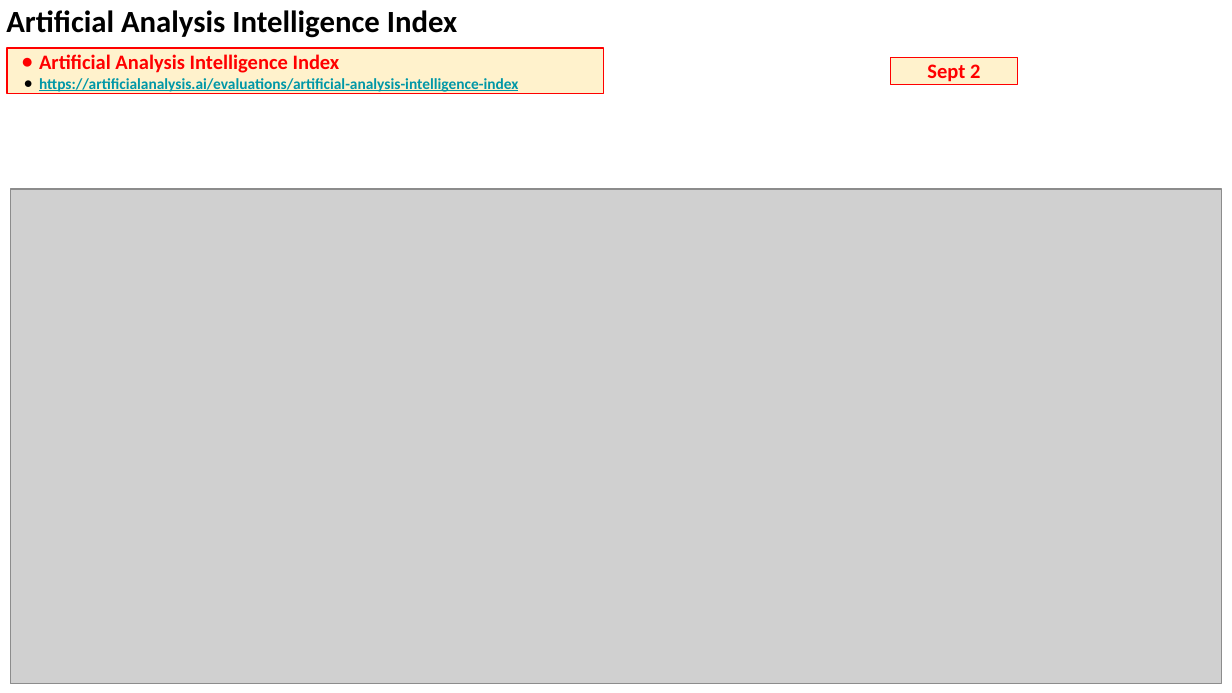
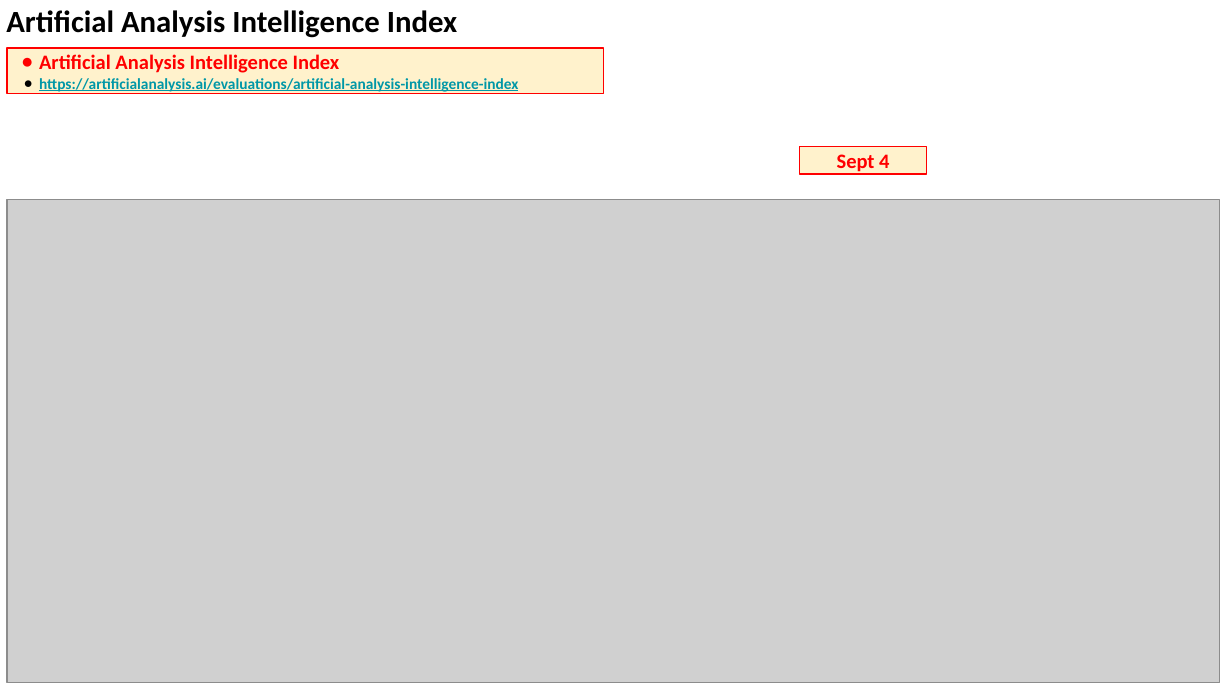
Before and after one commit to lselector/seminar, a slide deck: slide 3 of 2026/2026-09-04-AI-Updates.pptx. Drawn at 1232x693 pixels with LibreOffice and Linux fonts; fonts in the diff are those of the drawing; grey boxes stand for pictures. Boxes give left, top, right and bottom in pixels: in the first picture for what was removed or moved away, otherwise in the second. Text is boxed around its words. In the diff, an @@ line names an element or a change of style, - is before the commit and + after.

```diff
--- a/2026/2026-09-04-AI-Updates.pptx
+++ b/2026/2026-09-04-AI-Updates.pptx
@@ rectangle "Sept 4": place and size @@
-rectangle "Sept 4" at box(891, 57, 1018, 84)
+rectangle "Sept 4" at box(800, 147, 926, 174)
@@ text in rectangle at box(837, 154, 889, 174): text changed @@
-Sept 2
+Sept 4
@@ picture: place and size @@
-picture at box(11, 188, 1222, 684)
+picture at box(7, 200, 1220, 683)
```
Also in this commit, not shown: 6 other slides changed.
